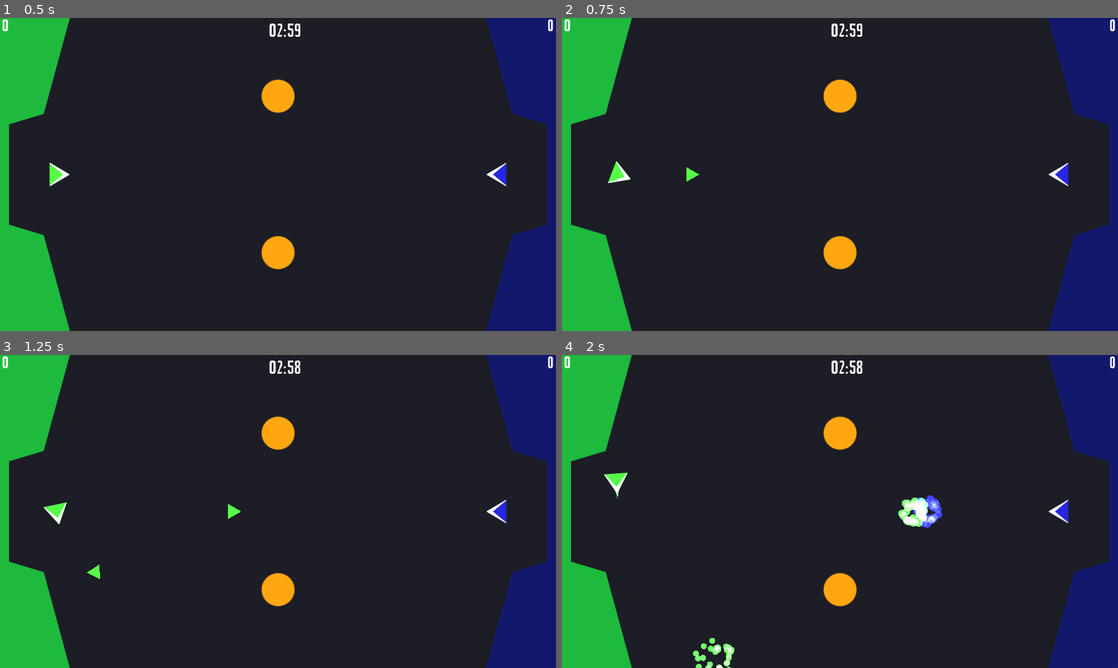
Above: before the commit, frames 1-4 (two rows, left to right).
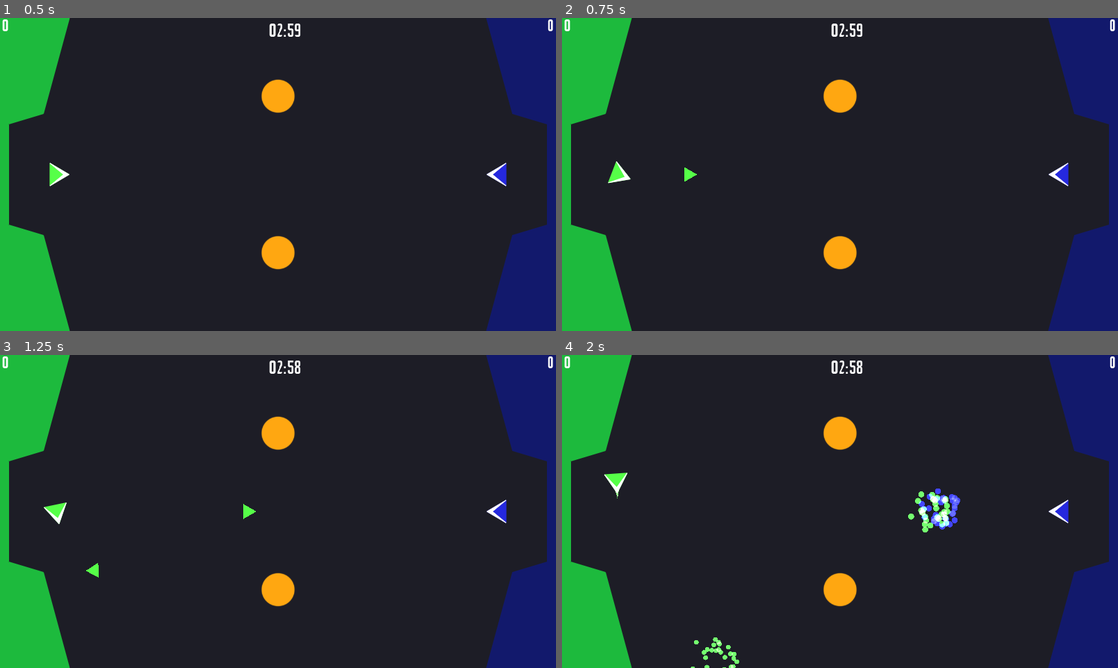
Above: after the commit, the same moments.

Repository: Skorpio-X/Bullet-Ball
Game: Godot game, scene res://game_scene.tscn
Same seed, same stepped clock (60 frames per second), same inputs: the game is played once before the commit and once after it.
Inputs:
- Up to frame 1 (0.5 s): no input
- Up to frame 2 (0.75 s): tap Enter (restart) at 0.5 s; hold D (player1_right) from 0.53 s (still down); hold F (player1_shoot) from 0.53 s (still down)
- Up to frame 3 (1.25 s): keep holding D (player1_right); keep holding F (player1_shoot)
- Up to frame 4 (2 s): release D (player1_right) at 1.28 s; release F (player1_shoot) at 1.28 s; hold S (player1_back) from 1.28 s (still down); tap Ctrl (player2_shoot) at 1.35 s

Frame 1 is identical in both runs. In frame 2, less than 0.1% of the frame differs, in the area x 22-25%, y 47-53%; in frame 3, 0.1%; in frame 4, 1.3%, in the area x 23-72%, y 42-100%.

Commit message:
Players don't collide with their own projectiles anymore.

Diff:
--- a/Projectile.gd
+++ b/Projectile.gd
@@ -10,16 +10,18 @@
 
 
 func init(player):
-	var vec = Vector2(500, 0).rotated(player.rotation)
+	var vec = Vector2(583, 0).rotated(player.rotation)
 	linear_velocity = vec
-	position = player.position + vec / 6
+	position = player.position + vec / 9
 	rotation = player.rotation
 	var color = player.get_node('Polygon2D').color
 	$Polygon2D.color = color
 	self.color = color
+	add_collision_exception_with(player)
 
 
 func _process(delta):
+	# Perhaps it would be better to use a signal.
 	if get_colliding_bodies():
 		var particles = collision_particles.instance()
 		particles.emitting = true
--- a/Projectile.tscn
+++ b/Projectile.tscn
@@ -7,7 +7,7 @@
 custom_solver_bias = 0.0
 points = PoolVector2Array( 0, -10, 8.66025, 5, -8.66025, 5 )
 
-[node name="Projectile" type="RigidBody2D"]
+[node name="Projectile" type="RigidBody2D" index="0"]
 
 input_pickable = false
 collision_layer = 4
--- a/game_scene.tscn
+++ b/game_scene.tscn
@@ -61,6 +61,7 @@
 
 [node name="scene_root" type="Node2D" index="0"]
 
+editor/display_folded = true
 script = ExtResource( 1 )
 __meta__ = {
 "_edit_horizontal_guides_": [ 220.0, 500.0 ],
